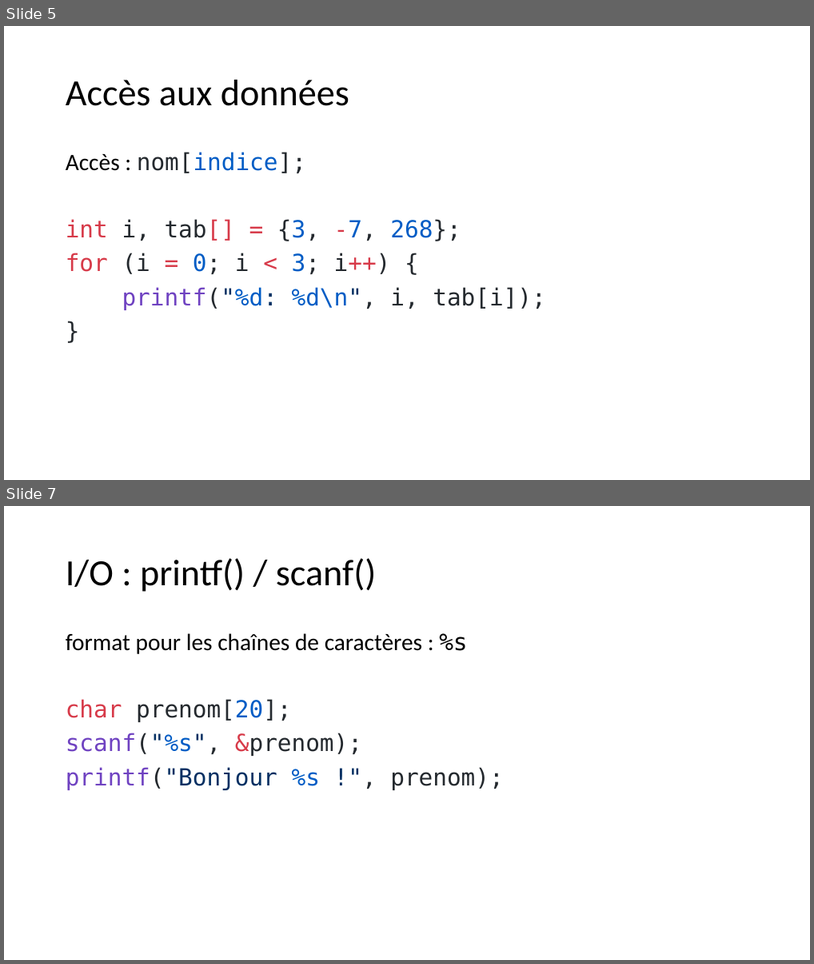
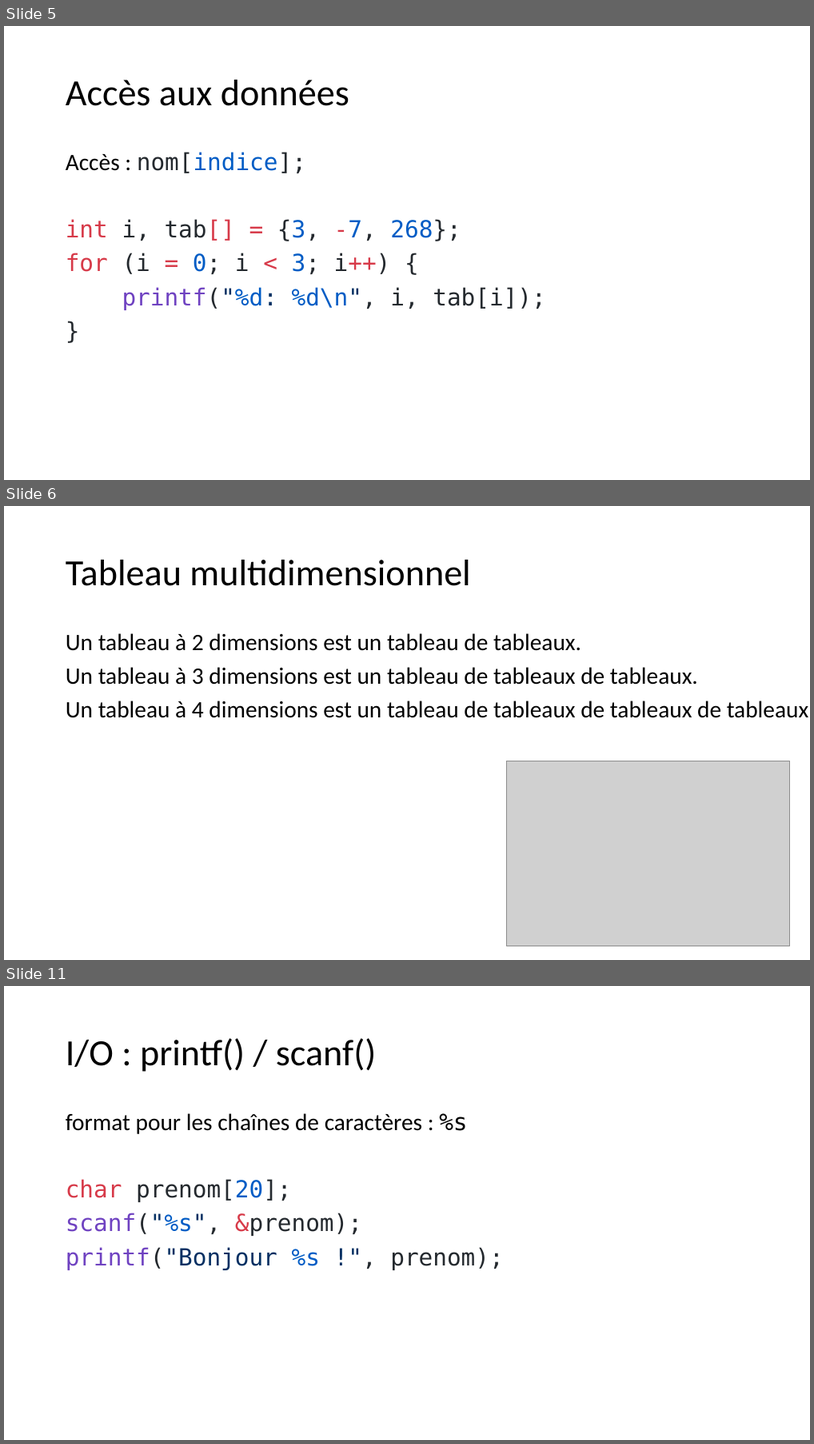
Before and after one commit to standard3/BTS1, a slide deck: 03_Tableaux/tableaux.pptx. Shown one above the other, each under a label of ours: slides 5 and 7 before the commit, slides 5, 6 and 11 after it; the slides between them are not shown. The pictures are 814x964 and 814x1444 pixels, drawn with LibreOffice and Linux fonts; fonts in the diff are those of the drawing; grey boxes stand for pictures. Boxes give left, top, right and bottom in pixels: in the first picture for what was removed or moved away, otherwise in the second. Text is boxed around its words. In the diff, an @@ line names an element or a change of style, - is before the commit and + after.

Commit message:
tableaux et exos

```diff
--- a/03_Tableaux/tableaux.pptx
+++ b/03_Tableaux/tableaux.pptx
@@ slide 6 added at [4, 506, 810, 960], background #FFFFFF @@
@@ title added at [66, 560, 470, 586], 44 pt, text #000000 @@
+Tableau multidimensionnel
@@ text added at [66, 633, 810, 718], 28 pt, text #000000 @@
+Un tableau à 2 dimensions est un tableau de tableaux.
+Un tableau à 3 dimensions est un tableau de tableaux de tableaux.
+Un tableau à 4 dimensions est un tableau de tableaux de tableaux de tableaux
@@ picture added at [506, 761, 790, 946] @@
@@ what was slide 7 is now slide 11 @@
```
Also in this commit, not shown: 2 slides changed, 12 other slides added, 2 other files.
